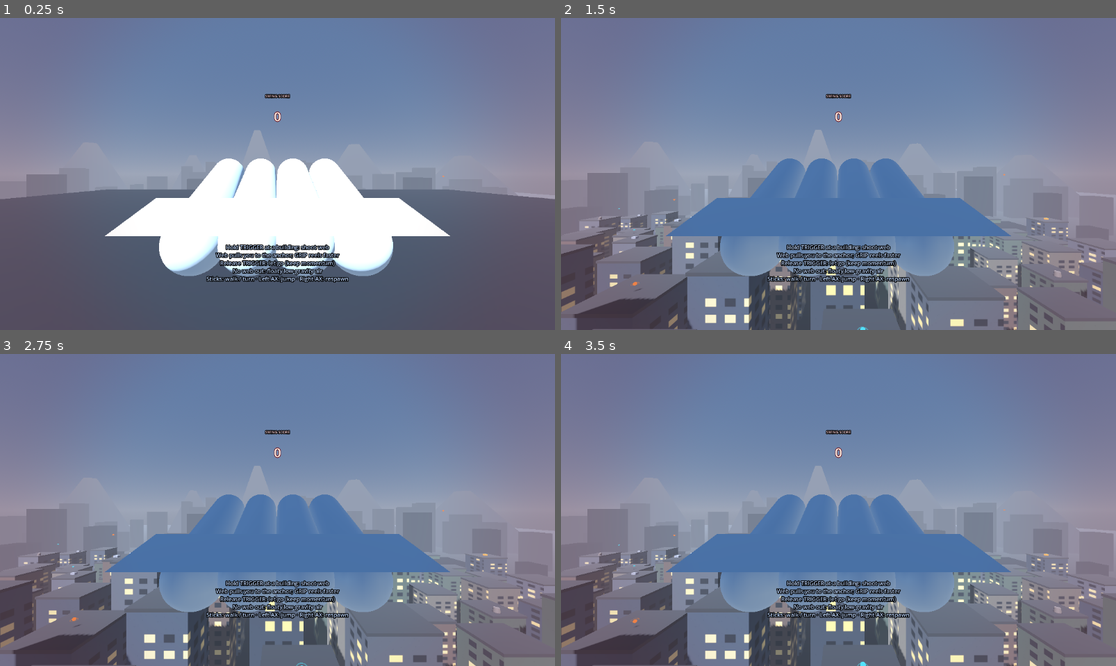
Above: before the commit, frames 1-4 (two rows, left to right).
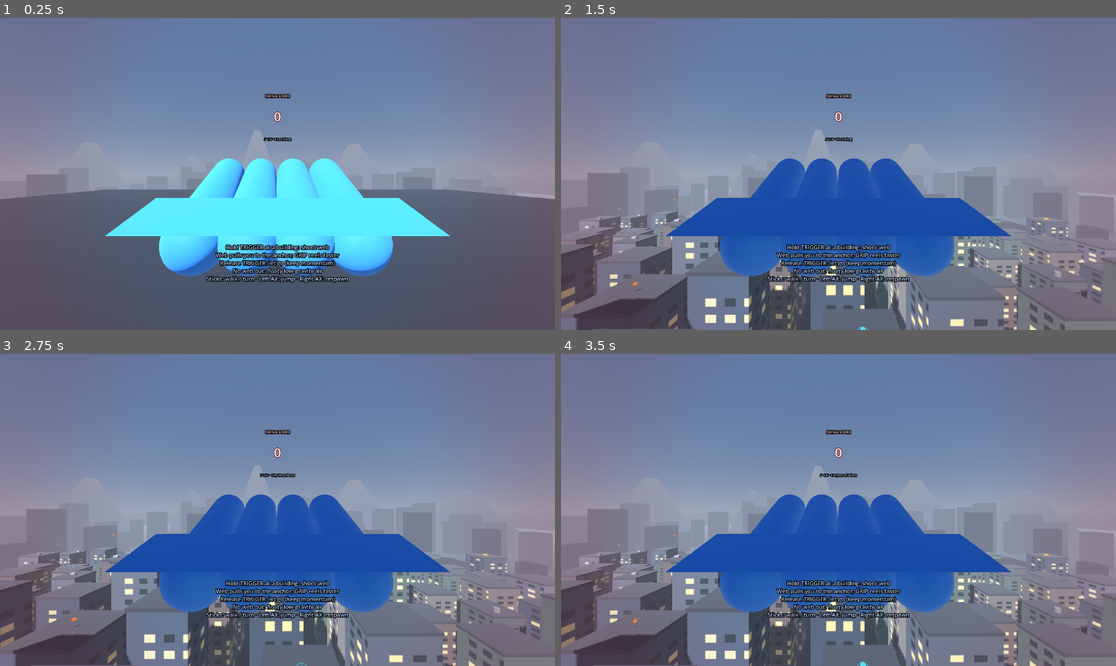
Above: after the commit, the same moments.

Repository: pblaas/free-floater
Game: Godot game, scene res://scenes/main.tscn
Same seed, same stepped clock (60 frames per second), same inputs: the game is played once before the commit and once after it. Sound files missing from this copy of the repository are replaced by a short silence.
Inputs:
- Up to frame 1 (0.25 s): no input
- Up to frame 2 (1.5 s): no input
- Up to frame 3 (2.75 s): tap Enter at 2 s
- Up to frame 4 (3.5 s): tap Space at 2.75 s

The runs differ from the first frame. In frame 1, 13% of the frame differs, in the area x 18-82%, y 38-83%; in frame 2, 13%; in frame 3, 13%; in frame 4, 13%.

Commit message:
adding audio playlist

Diff:
--- a/app/scripts/build_version.gd
+++ b/app/scripts/build_version.gd
@@ -1,2 +1,2 @@
 # Generated by tools/export.sh — do not edit.
-const TEXT := "v0.3.2 · 2026-11-11T10:00Z · 98cd6ad"
+const TEXT := "v0.3.2 · 2026-11-11T10:41Z · 6ee106d"
--- a/app/scripts/web_rig.gd
+++ b/app/scripts/web_rig.gd
@@ -33,7 +33,7 @@
 const GRIP_REEL_SPEED := 8.0
 const MIN_ROPE := 1.2
 const CORD_RADIUS := 0.012
-const AIM_DOT_RADIUS := 0.05
+const AIM_DOT_RADIUS := 0.062
 const HAND_TILT_DEGREES := 72.0
 const POWERUP_DURATION := 20.0
 const POWERUP_COLLECT_RADIUS := 1.3
@@ -48,6 +48,17 @@
 const CHAIN_BANK_BONUS := 50
 const MASK_VIGNETTE_SIZE := 3.0
 const MASK_VIGNETTE_DEPTH := 1.1
+const MUSIC_TRACKS := [
+	{"path": "res://assets/audio/freefloat.mp3", "title": "Free Float"},
+	{"path": "res://assets/audio/freefloat-1.mp3", "title": "City Heartbeat"},
+	{"path": "res://assets/audio/freefloat-2.mp3", "title": "Canyon of Glass"},
+	{"path": "res://assets/audio/freefloat-3.mp3", "title": "We Swing"},
+	{"path": "res://assets/audio/freefloat-4.mp3", "title": "The Long Way Home"},
+	{"path": "res://assets/audio/freefloat-5.mp3", "title": "Watcher of the Skyline"},
+]
+const MUSIC_VOLUME_DB := -10.0
+const MUSIC_FADE_SECONDS := 2.0
+const MUSIC_TITLE_SECONDS := 5.0
 
 @export var spawn_point := Vector3(0.0, 30.0, 0.0)
 
@@ -78,6 +89,10 @@
 var _score_label: Label3D
 var _chain_label: Label3D
 var _mask_mat: ShaderMaterial
+var _playlist: Array = []
+var _track_index := -1
+var _now_playing_time := 0.0
+var _now_playing: Label3D
 
 
 func _ready() -> void:
@@ -119,8 +134,8 @@
 
 
 func _setup_webs() -> void:
-	_webs["L"] = _make_web(left_controller, Color(1.0, 1.0, 1.0), true)
-	_webs["R"] = _make_web(right_controller, Color(0.85, 0.95, 1.0), false)
+	_webs["L"] = _make_web(left_controller, Color(1.0, 0.3, 0.24), true)
+	_webs["R"] = _make_web(right_controller, Color(0.24, 0.62, 1.0), false)
 
 
 func _make_web(hand: XRController3D, color: Color, is_left: bool) -> Dictionary:
@@ -152,7 +167,7 @@
 	var dot_mat := StandardMaterial3D.new()
 	dot_mat.shading_mode = BaseMaterial3D.SHADING_MODE_UNSHADED
 	dot_mat.transparency = BaseMaterial3D.TRANSPARENCY_ALPHA
-	dot_mat.albedo_color = Color(color.r, color.g, color.b, 0.4)
+	dot_mat.albedo_color = Color(color.r, color.g, color.b, 0.8)
 	dot.material_override = dot_mat
 	dot.visible = false
 	if parent != null:
@@ -617,16 +632,57 @@
 
 
 func _setup_music() -> void:
-	var stream: AudioStreamMP3 = load("res://assets/audio/freefloat.mp3")
-	if stream == null:
-		return
-	stream.loop = true
 	_music = AudioStreamPlayer.new()
 	_music.name = "BackgroundMusic"
+	_music.volume_db = MUSIC_VOLUME_DB
+	add_child(_music)
+	_music.finished.connect(_play_next_track)
+	_playlist = range(MUSIC_TRACKS.size())
+	_playlist.shuffle()
+	_now_playing = Label3D.new()
+	_now_playing.name = "NowPlaying"
+	_now_playing.position = Vector3(0.0, 0.155, -0.9)
+	_now_playing.pixel_size = 0.001
+	_now_playing.font_size = 15
+	_now_playing.modulate = Color(0.72, 0.8, 0.92, 0.9)
+	_now_playing.horizontal_alignment = HORIZONTAL_ALIGNMENT_CENTER
+	_now_playing.no_depth_test = true
+	_now_playing.text = ""
+	camera.add_child(_now_playing)
+	_play_track(0)
+
+
+func _play_track(index: int) -> void:
+	_track_index = index
+	var info: Dictionary = MUSIC_TRACKS[int(_playlist[index])]
+	var stream: AudioStreamMP3 = load(info["path"])
+	if stream == null:
+		_play_next_track()
+		return
+	stream.loop = false
 	_music.stream = stream
-	_music.volume_db = -10.0
-	add_child(_music)
+	_music.volume_db = MUSIC_VOLUME_DB - 20.0
 	_music.play()
+	var tween := create_tween()
+	tween.tween_property(_music, "volume_db", MUSIC_VOLUME_DB, MUSIC_FADE_SECONDS)
+	_now_playing_time = MUSIC_TITLE_SECONDS
+	_update_now_playing_label()
+
+
+func _play_next_track() -> void:
+	if MUSIC_TRACKS.is_empty():
+		return
+	_play_track((_track_index + 1) % MUSIC_TRACKS.size())
+
+
+func _update_now_playing_label() -> void:
+	if _now_playing == null:
+		return
+	var info: Dictionary = MUSIC_TRACKS[int(_playlist[_track_index])]
+	if _now_playing_time > 0.0:
+		_now_playing.text = "♪ %d/%d · %s" % [_track_index + 1, MUSIC_TRACKS.size(), info["title"]]
+	else:
+		_now_playing.text = "♪ %d/%d" % [_track_index + 1, MUSIC_TRACKS.size()]
 
 
 func _update_powerups(delta: float) -> void:
@@ -786,6 +842,9 @@
 		_chain_pulse = maxf(0.0, _chain_pulse - delta * 2.5)
 		var scale := 1.0 + 0.35 * _chain_pulse
 		_chain_label.scale = Vector3(scale, scale, scale)
+	if _now_playing_time > 0.0:
+		_now_playing_time -= delta
+		_update_now_playing_label()
 	if _mask_mat != null:
 		_mask_mat.set_shader_parameter("pulse", _chain_pulse)
 	var sides := ""
--- a/app/tests/test_web.gd
+++ b/app/tests/test_web.gd
@@ -108,6 +108,11 @@
 	var cord := left_web["cord"] as MeshInstance3D
 	check(cord != null and not cord.visible, "L cord hidden before attach")
 	check(rig._velocity.length_squared() < 0.000001, "starts at rest")
+	check(WebRigScript.MUSIC_TRACKS.size() >= 5, "music playlist has multiple tracks")
+	check(rig._playlist.size() == WebRigScript.MUSIC_TRACKS.size(), "playlist covers every track")
+	check(rig._track_index == 0, "playlist starts on first track")
+	check(rig._music != null and rig._music.stream != null, "background music loaded")
+	check(rig._music.stream.loop == false, "playlist tracks advance instead of looping")
 	rig_scene.queue_free()
 	await process_frame
 
Not shown, added: app/assets/audio/freefloat-1.mp3.import
Not shown, added: app/assets/audio/freefloat-2.mp3.import
Not shown, added: app/assets/audio/freefloat-3.mp3.import
Not shown, added: app/assets/audio/freefloat-4.mp3.import
Not shown, added: app/assets/audio/freefloat-5.mp3.import
Not shown, added: app/assets/audio/freefloat-1.mp3
Not shown, added: app/assets/audio/freefloat-2.mp3
Not shown, added: app/assets/audio/freefloat-3.mp3
Not shown, added: app/assets/audio/freefloat-4.mp3
Not shown, added: app/assets/audio/freefloat-5.mp3
